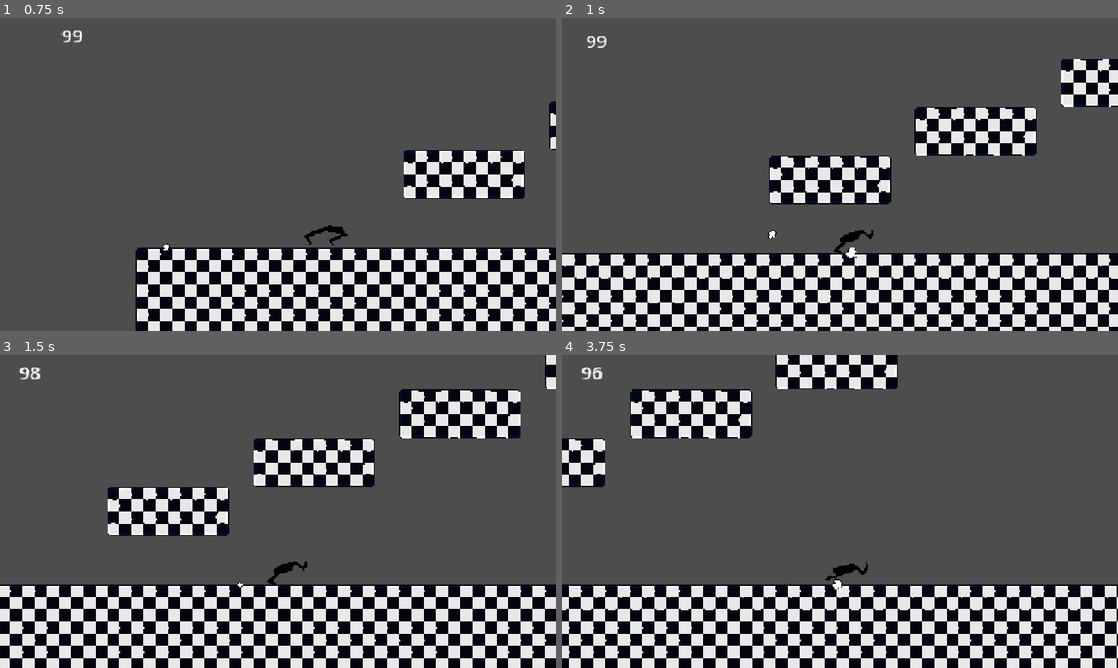
Above: before the commit, frames 1-4 (two rows, left to right).
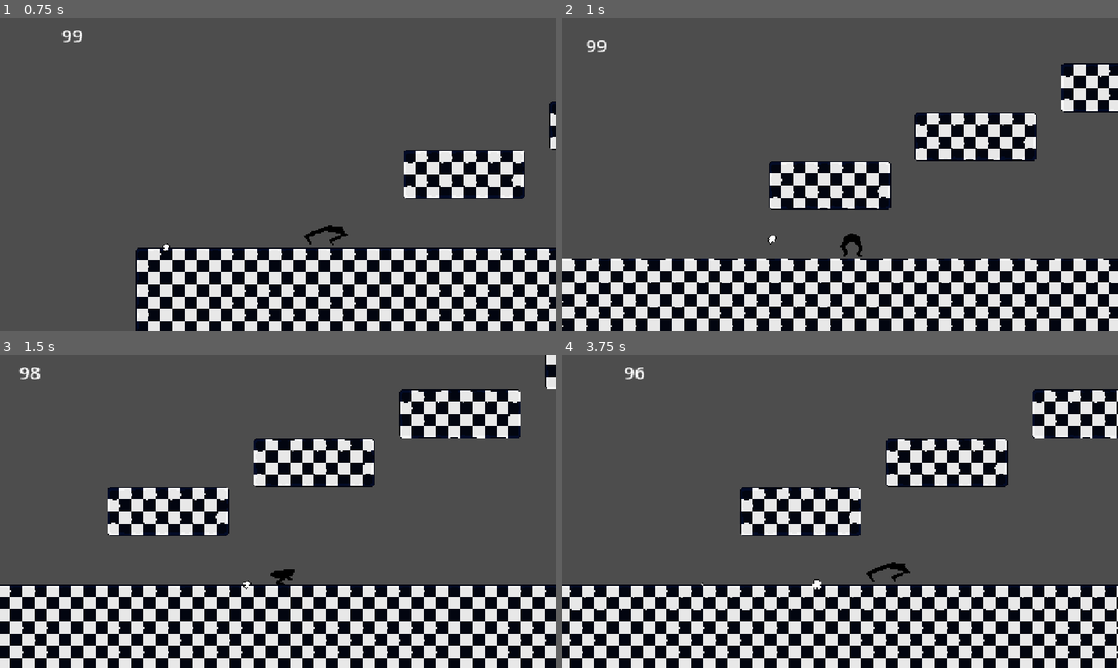
Above: after the commit, the same moments.

Repository: R3pak/GMTK-Game-Jam-2026
Game: Godot game, scene res://scenes/main.tscn
Same seed, same stepped clock (60 frames per second), same inputs: the game is played once before the commit and once after it.
Inputs:
- Up to frame 1 (0.75 s): tap Enter at 0.5 s; hold D (right) from 0.53 s (still down); tap E (dash) at 0.6 s
- Up to frame 2 (1 s): keep holding D (right); tap Space (jump) at 0.77 s
- Up to frame 3 (1.5 s): keep holding D (right); tap E (dash) at 1.35 s
- Up to frame 4 (3.75 s): tap Space (jump) at 1.52, 3.02 s; release D (right) at 2.03 s; hold A (left) 2.03-2.78 s; hold Shift (run) 2.03-2.78 s; tap E (dash) at 2.3, 2.85, 3.6 s; hold D (right) from 2.78 s (still down)

Frame 1 is identical in both runs. In frame 2, 16% of the frame differs, in the area x 0-100%, y 5-100%; in frame 3, 0.2%; in frame 4, 42%, in the area x 0-100%, y 0-100%.

Commit message:
Dash Fix
Fixed dash and shit

Diff:
--- a/scenes/player.tscn
+++ b/scenes/player.tscn
@@ -397,11 +397,11 @@
 offset_left = -353.0
 offset_top = -200.0
 offset_right = -313.0
-offset_bottom = -177.0
+offset_bottom = -166.0
 theme_override_font_sizes/font_size = 24
 
 [node name="DashCd" type="Timer" parent="." unique_id=1186647703]
-wait_time = 2.0
+wait_time = 0.8
 one_shot = true
 
 [node name="HealthTimer" type="Timer" parent="." unique_id=712301349]
--- a/scripts/player.gd
+++ b/scripts/player.gd
@@ -35,7 +35,8 @@
 func _physics_process(delta: float) -> void:
 	var is_running := Input.is_action_pressed("run")
 
-	velocity.y += get_gravity_value() * delta
+	if not dashing:
+		velocity.y += get_gravity_value() * delta
 	x_input = Input.get_action_strength("right") - Input.get_action_strength("left")
 
 	if not dashing:
@@ -73,12 +74,14 @@
 		velocity.y *= 0.3
 
 	if Input.is_action_just_pressed("dash") and not dashcd:
-			var dash_dir: float = -1.0 if $Sprite.flip_h else 1.0
-			velocity.x = dash_dir * 1500
-			dashcd = true
-			dashing = true
-			$Sprite.play("dash")
-			$DashCd.start()
+		not is_on_floor()
+		velocity.y = 0.0
+		var dash_dir: float = -1.0 if $Sprite.flip_h else 1.0
+		velocity.x = dash_dir * 1500
+		dashcd = true
+		dashing = true
+		$Sprite.play("dash")
+		$DashCd.start()
 
 func jump():
 	velocity.y = jump_velocity
